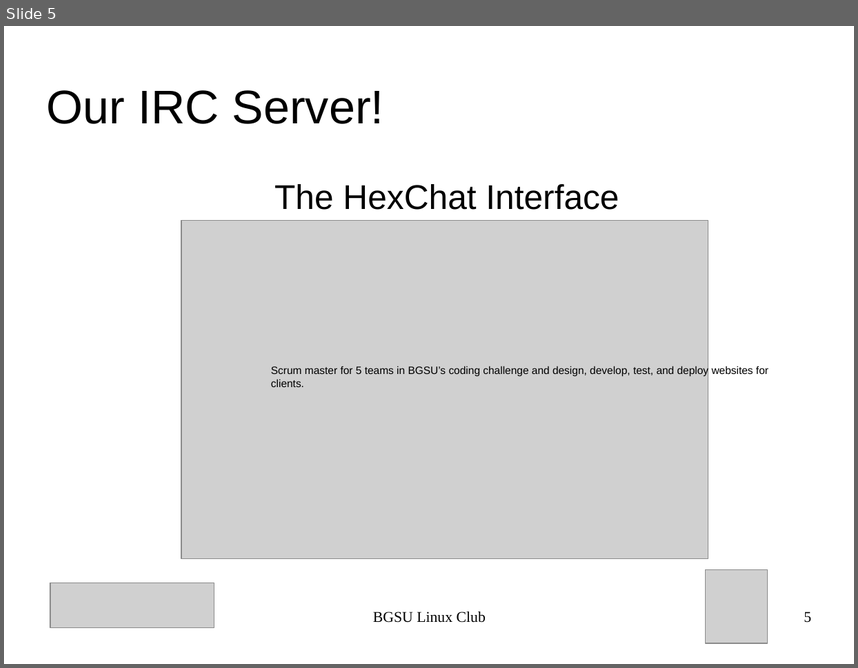
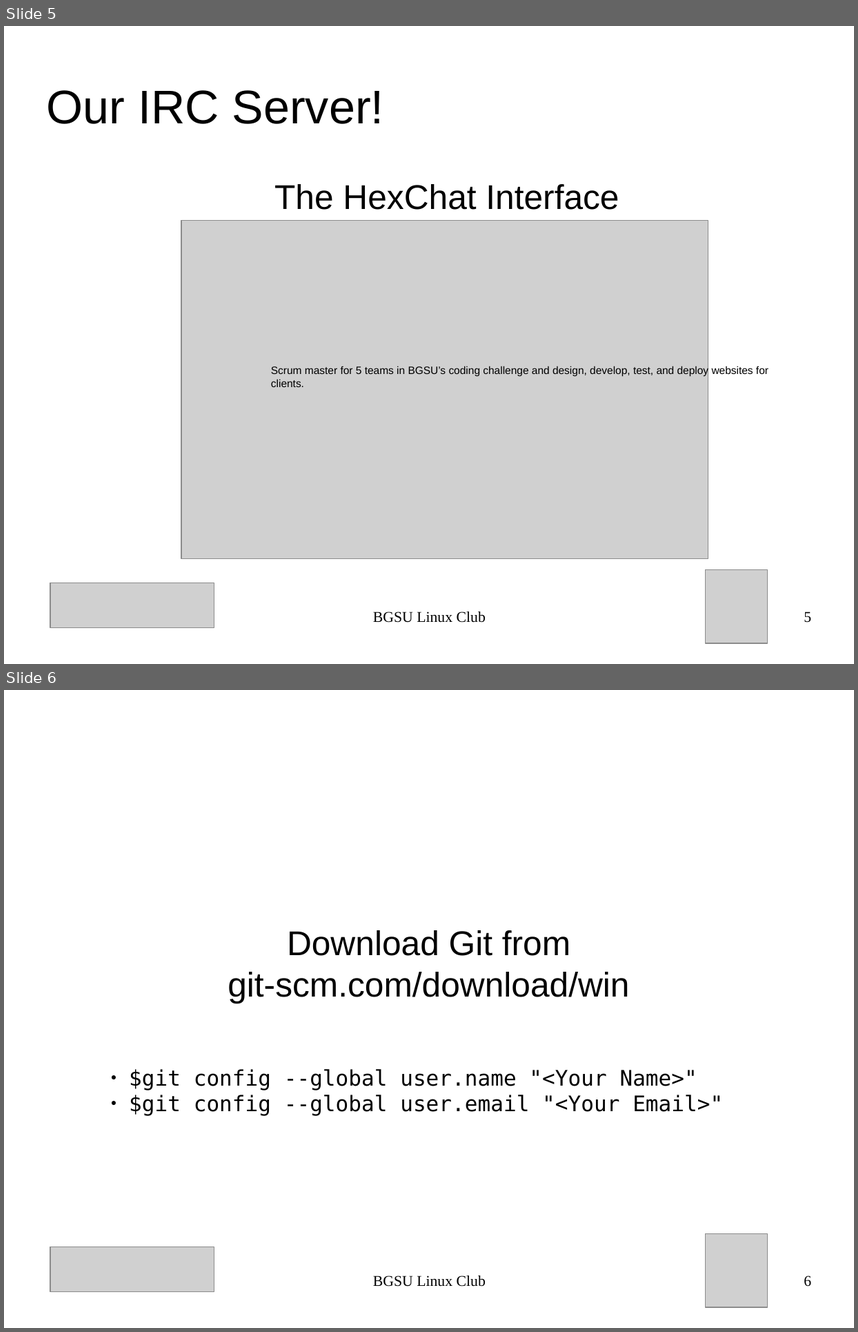
Before and after one commit to BGSU-Linux-Club/BGSU-Git-Tutorial, a slide deck: presentation.odp. Shown one above the other, each under a label of ours: slide 5 before the commit, slides 5 and 6 after it. The pictures are 858x668 and 858x1332 pixels, drawn with LibreOffice and Linux fonts; fonts in the diff are those of the drawing; grey boxes stand for pictures. Boxes give left, top, right and bottom in pixels: in the first picture for what was removed or moved away, otherwise in the second. Text is boxed around its words. In the diff, an @@ line names an element or a change of style, - is before the commit and + after.

```diff
--- a/presentation.odp
+++ b/presentation.odp
@@ slide 6 added at [4, 690, 854, 1328], background #FFFFFF @@
@@ subtitle added at [228, 930, 629, 1003], 32 pt, text #000000 @@
+Download Git from
+git-scm.com/download/win
@@ text added at [129, 1069, 723, 1115], 20 pt, text #000000 @@
+● $git config --global user.name "<Your Name>"
+● $git config --global user.email "<Your Email>"
@@ picture added at [50, 1247, 214, 1292] @@
@@ picture added at [706, 1234, 768, 1307] @@
@@ text added at [373, 1275, 486, 1286], 14 pt, text #000000 @@
+BGSU Linux Club
@@ page number added at [804, 1275, 811, 1286], 14 pt, text #000000 @@
+6
```
Also in this commit, not shown: 4 slides changed, 3 other slides added, 3 other files.
